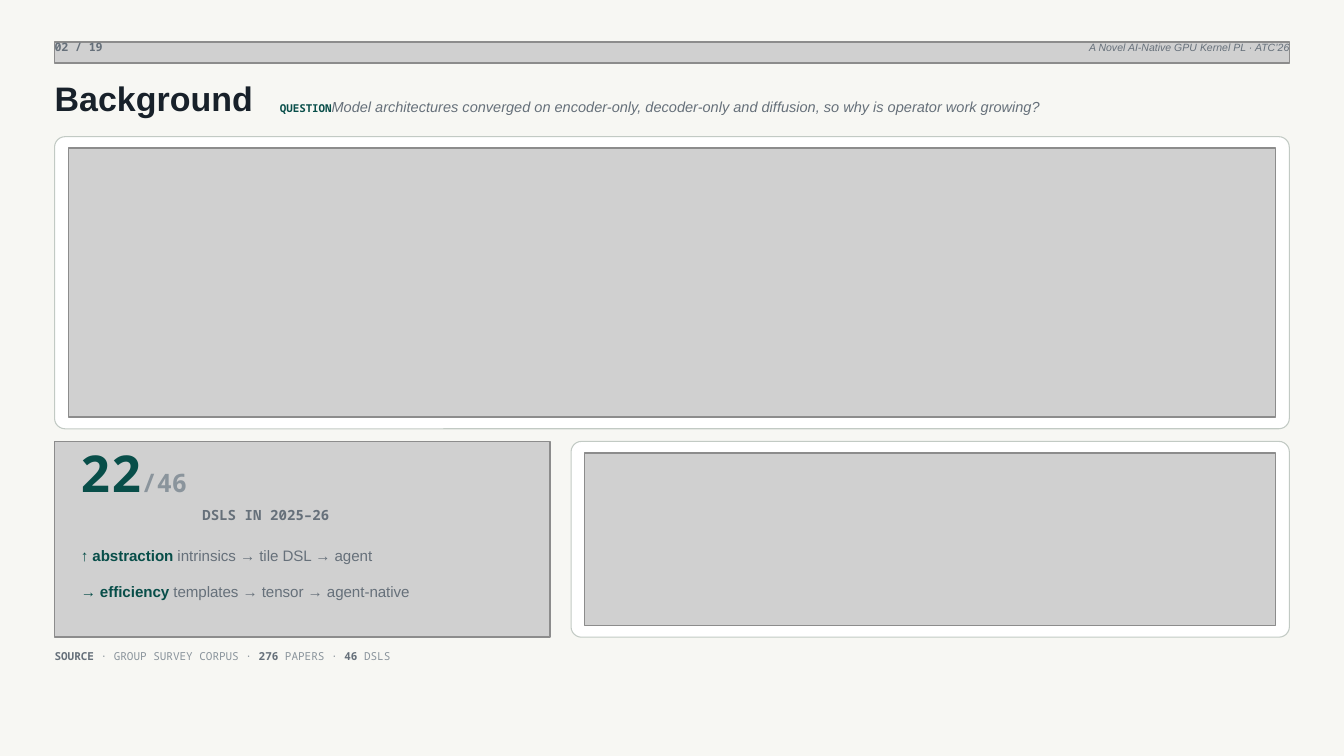
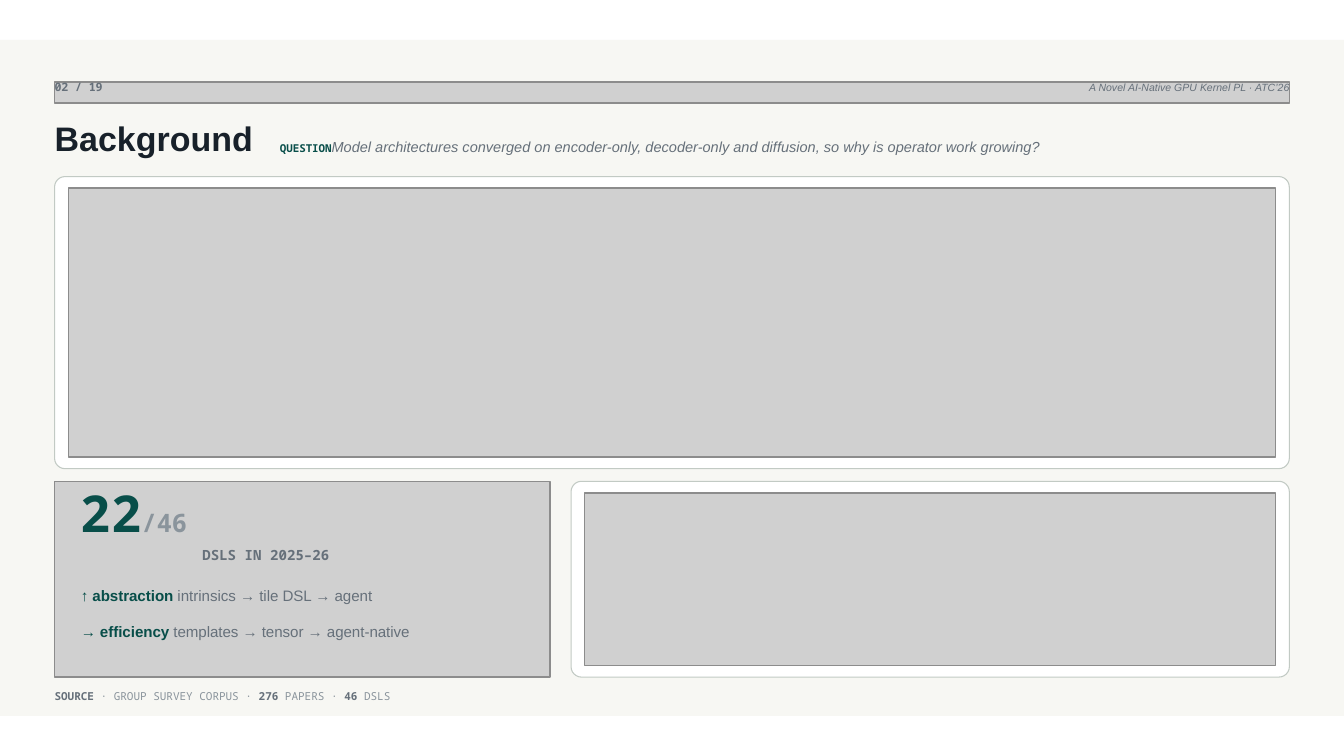
Before and after one commit to SyntaxArchmage/croqtile-tuner-atc26, a slide deck: slide 2 of dist/slides.pptx. Drawn at 1344x756 pixels with LibreOffice and Linux fonts; fonts in the diff are those of the drawing; grey boxes stand for pictures. Boxes give left, top, right and bottom in pixels: in the first picture for what was removed or moved away, otherwise in the second. Text is boxed around its words. In the diff, an @@ line names an element or a change of style, - is before the commit and + after.

```diff
--- a/dist/slides.pptx
+++ b/dist/slides.pptx
@@ rectangle: place and size @@
-rectangle at (0,0,1344,755)
+rectangle at (0,40,1344,716)
@@ 9 texts, 4 pictures, 2 rounded rectangles: place and size @@
-9 texts, 4 pictures, 2 rounded rectangles at (55,40,1290,660)
+9 texts, 4 pictures, 2 rounded rectangles at (55,80,1290,700)
```
Also in this commit, not shown: 17 other slides changed.
